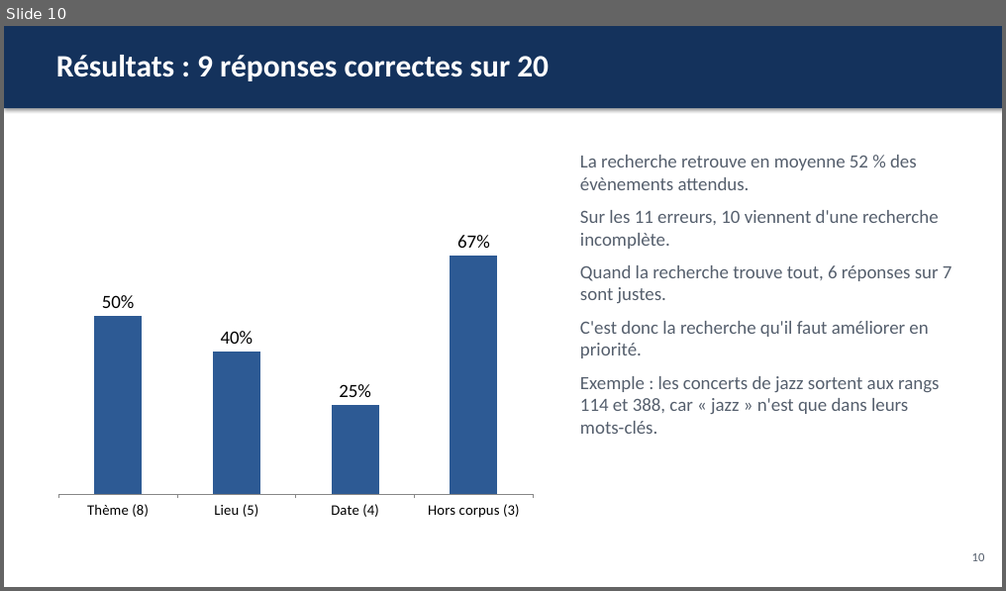
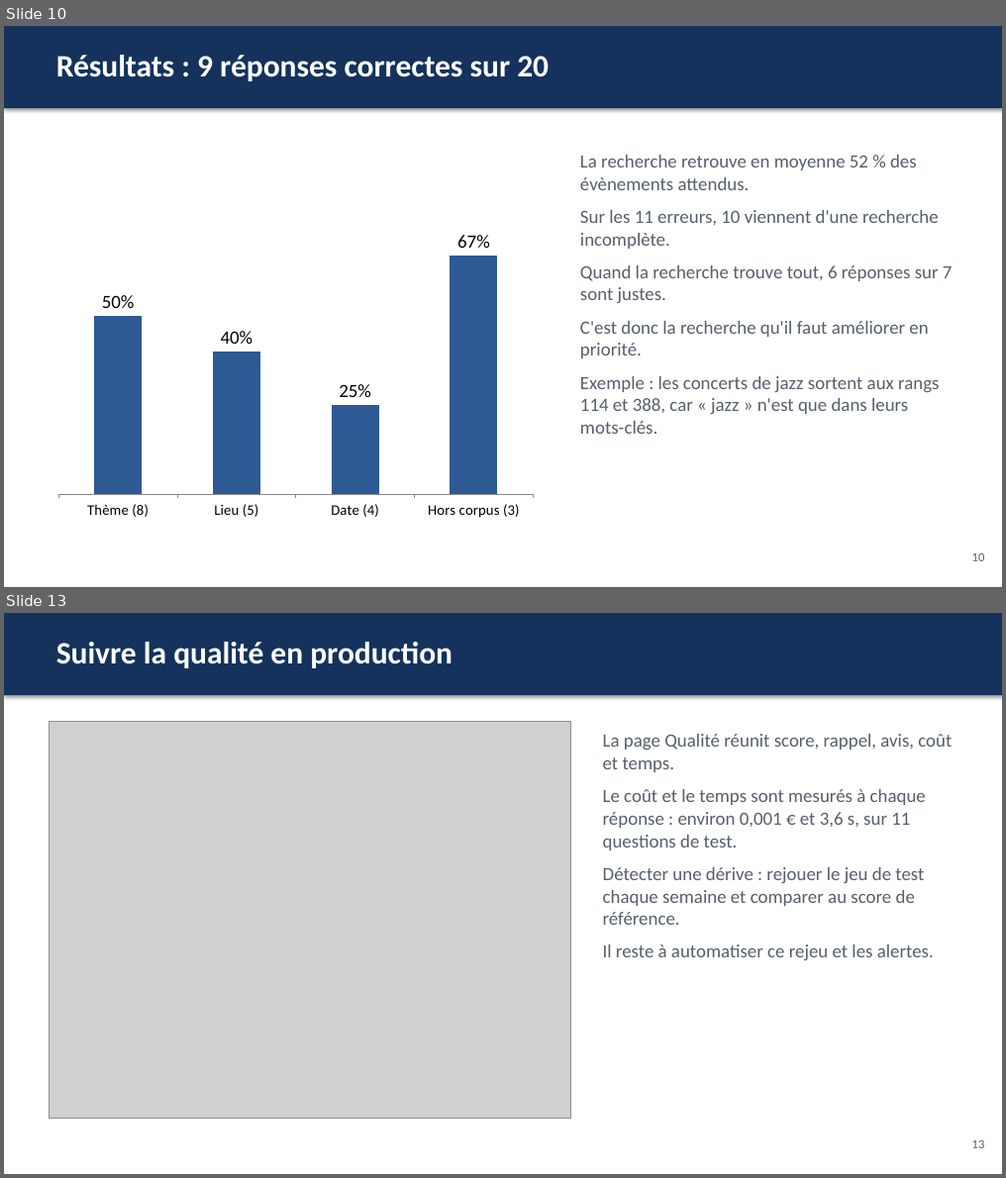
Before and after one commit to Matz-ai/concevoir-et-deployer-un-systeme-rag, a slide deck: livrables/presentation.pptx. Shown one above the other, each under a label of ours: slide 10 before the commit, slides 10 and 13 after it; the slides between them are not shown. The pictures are 1006x591 and 1006x1178 pixels, drawn with LibreOffice and Linux fonts; fonts in the diff are those of the drawing; grey boxes stand for pictures. Boxes give left, top, right and bottom in pixels: in the first picture for what was removed or moved away, otherwise in the second. Text is boxed around its words. In the diff, an @@ line names an element or a change of style, - is before the commit and + after.

```diff
--- a/livrables/presentation.pptx
+++ b/livrables/presentation.pptx
@@ slide 13 added at [4,613,1002,1174], background #FFFFFF @@
@@ rectangle added at [4,613,1002,695], fill #14325C @@
@@ text added at [56,642,452,668], 30 pt, text #FFFFFF, bold @@
+Suivre la qualité en production
@@ picture added at [49,722,570,1118] @@
@@ text added at [603,734,951,960], 18 pt, text #555F6D @@
+La page Qualité réunit score, rappel, avis, coût et temps.
+Le coût et le temps sont mesurés à chaque réponse : environ 0,001 € et 3,6 s, sur 11 questions de test.
+Détecter une dérive : rejouer le jeu de test chaque semaine et comparer au score de référence.
+Il reste à automatiser ce rejeu et les alertes.
@@ text added at [972,1141,985,1149], 12 pt, text #555F6D @@
+13
```
Also in this commit, not shown: 3 slides changed, 2 other slides added, 6 other files.
